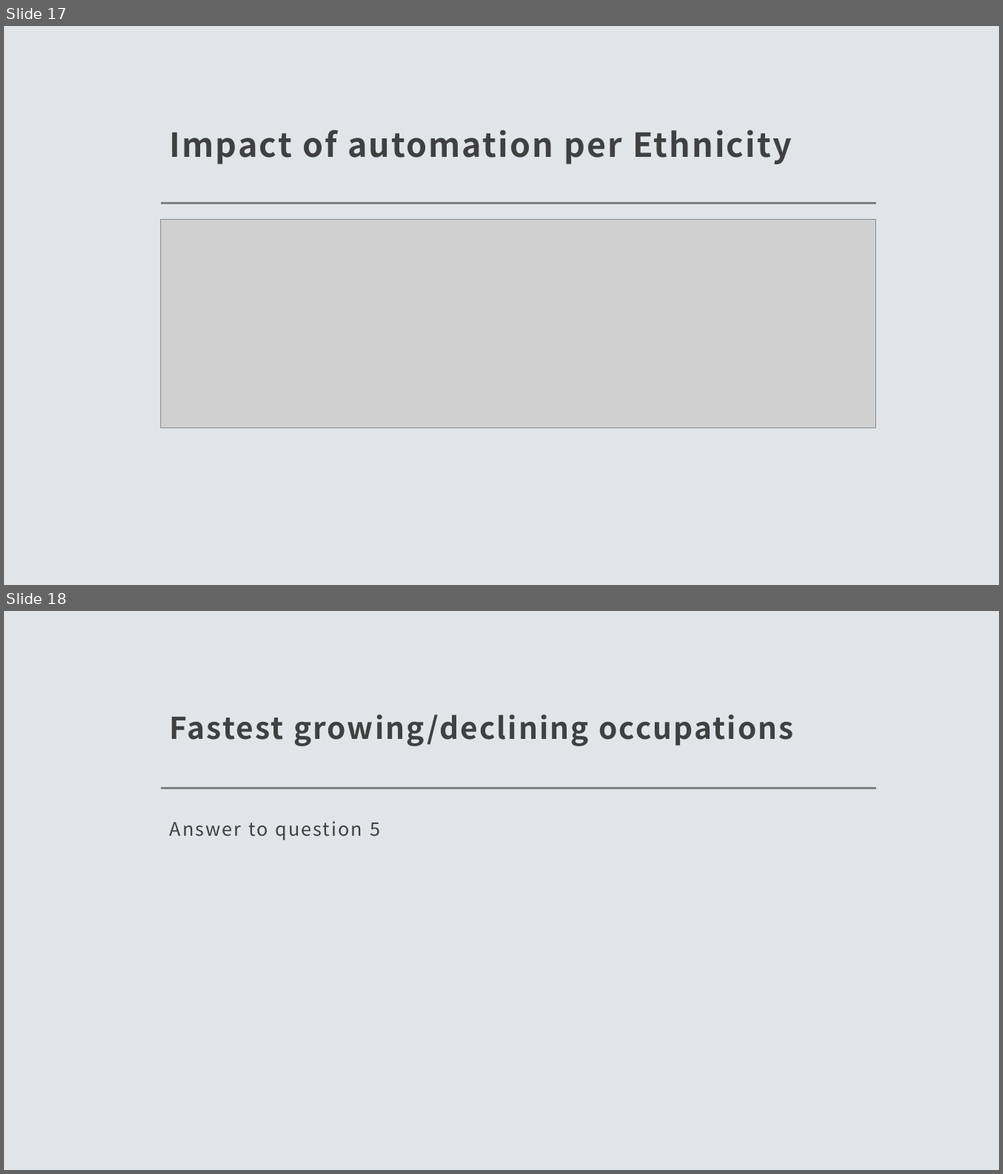
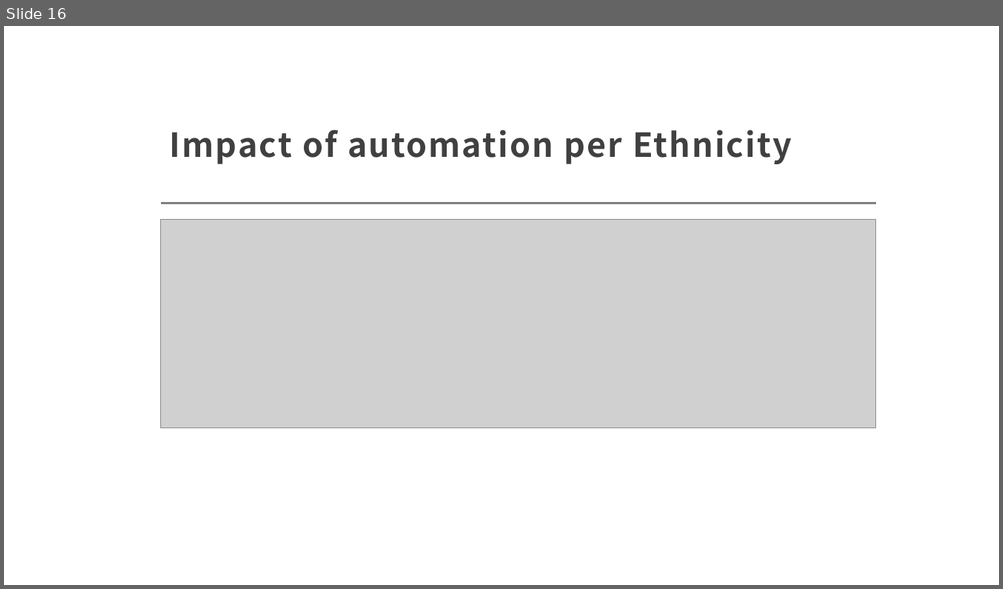
Before and after one commit to vinaya-kusuma/Project1, a slide deck: Project1.pptx. Shown one above the other, each under a label of ours: slides 17 and 18 before the commit, slide 16 after it. The pictures are 1003x1174 and 1003x589 pixels, drawn with LibreOffice and Linux fonts; fonts in the diff are those of the drawing; grey boxes stand for pictures. Boxes give left, top, right and bottom in pixels: in the first picture for what was removed or moved away, otherwise in the second. Text is boxed around its words. In the diff, an @@ line names an element or a change of style, - is before the commit and + after.

Commit message:
Updated the slides for fastest growing occupations

```diff
--- a/Project1.pptx
+++ b/Project1.pptx
@@ slide 18 removed at (4,611,999,1170), background #E2E5E8; not listed: 1 template element that a slide beside it also shows @@
@@ title removed at (170,715,794,746) @@
-Fastest growing/declining occupations
@@ text removed at (170,821,380,840) @@
-Answer to question 5
@@ what was slide 17 is now slide 16 @@
@@ slide 16 changed as well @@
@@ background #E2E5E8 to #FFFFFF @@
```
Also in this commit, not shown: 21 other slides changed, 1 slide added, 2 other slides removed.
